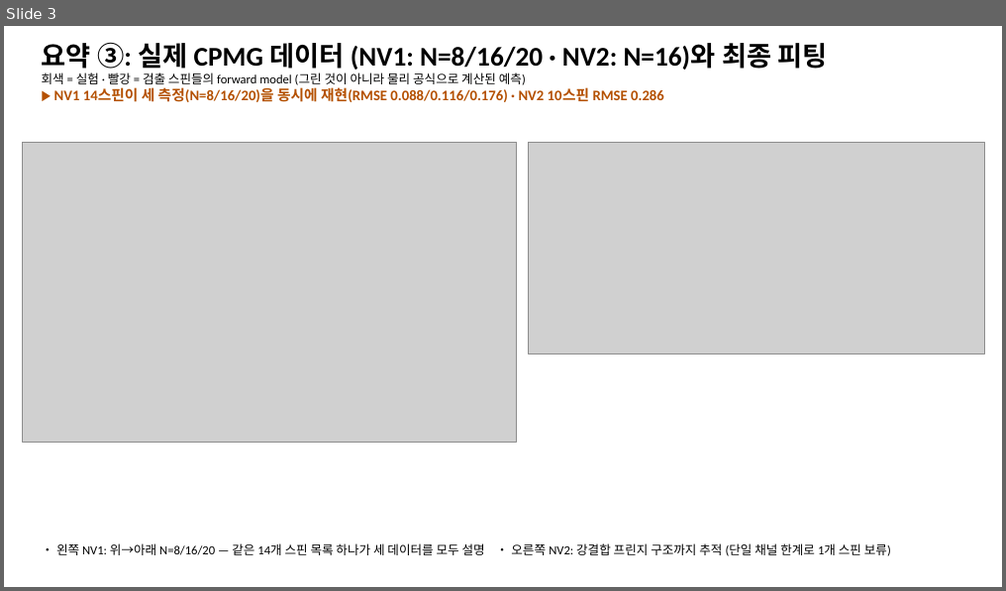
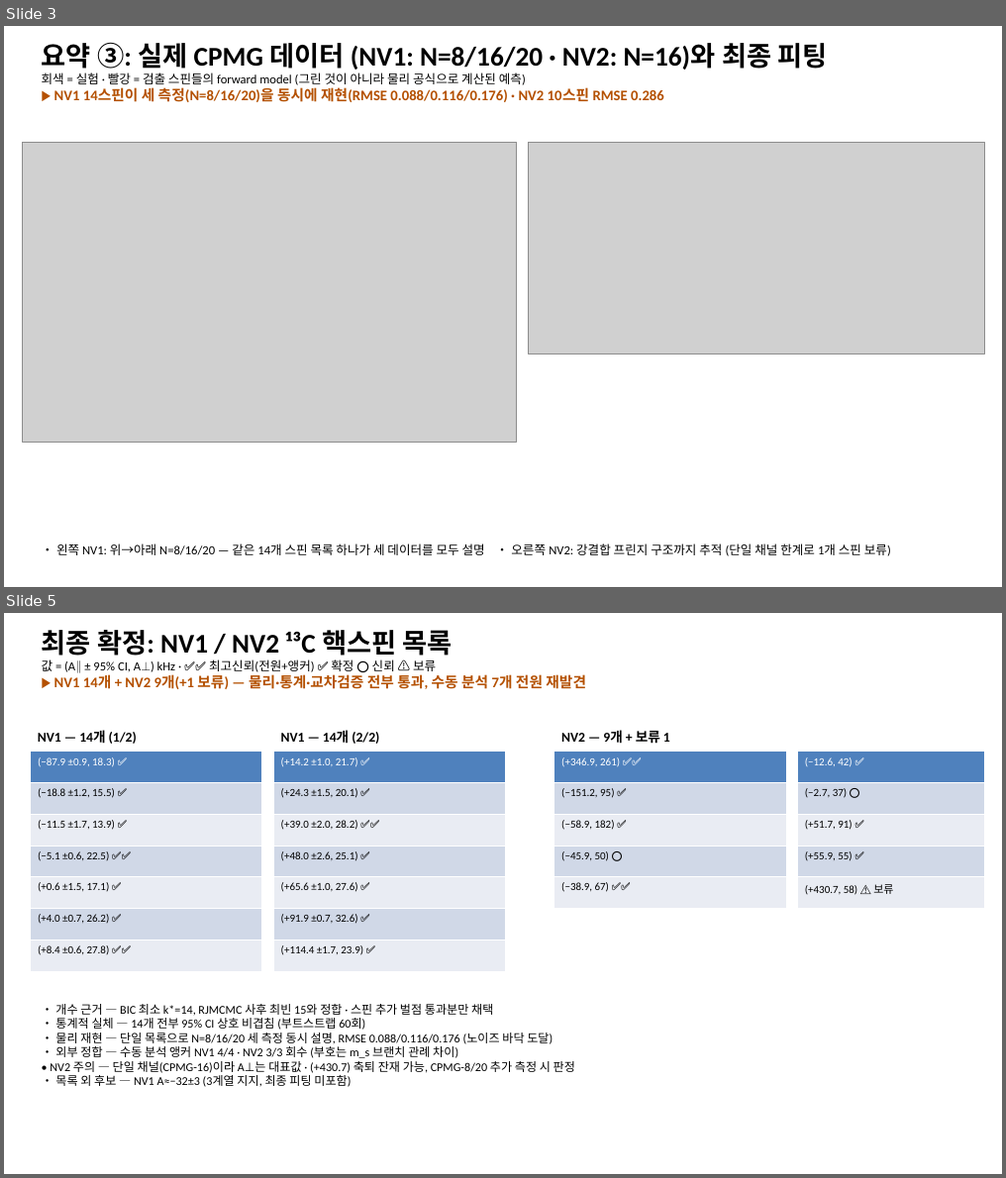
Before and after one commit to woodoleexdots/dl_cdetect, a slide deck: results/NV_C13_summary_3slides.pptx. Shown one above the other, each under a label of ours: slide 3 before the commit, slides 3 and 5 after it; the slides between them are not shown. The pictures are 1006x591 and 1006x1178 pixels, drawn with LibreOffice and Linux fonts; fonts in the diff are those of the drawing; grey boxes stand for pictures. Boxes give left, top, right and bottom in pixels: in the first picture for what was removed or moved away, otherwise in the second. Text is boxed around its words. In the diff, an @@ line names an element or a change of style, - is before the commit and + after.

```diff
--- a/results/NV_C13_summary_3slides.pptx
+++ b/results/NV_C13_summary_3slides.pptx
@@ slide 5 added at <box>4,613,1002,1174</box>, background #FFFFFF @@
@@ text added at <box>42,630,586,689</box>, 14 pt, text #000000, bold @@
+최종 확정: NV1 / NV2 ¹³C 핵스핀 목록
+값 = (A∥ ± 95% CI, A⊥) kHz · ✅✅ 최고신뢰(전원+앵커) ✅ 확정 ⭕ 신뢰 ⚠ 보류
+▶ NV1 14개 + NV2 9개(+1 보류) — 물리·통계·교차검증 전부 통과, 수동 분석 7개 전원 재발견
@@ text added at <box>38,731,137,744</box>, 13 pt, text #000000, bold @@
+NV1 — 14개 (1/2)
@@ text added at <box>281,731,379,744</box>, 13 pt, text #000000, bold @@
+NV1 — 14개 (2/2)
@@ text added at <box>561,731,670,744</box>, 13 pt, text #000000, bold @@
+NV2 — 9개 + 보류 1
@@ table added at <box>30,752,262,971</box>, 7 rows, 1 columns @@
+(−87.9 ±0.9, 18.3) ✅
+(−18.8 ±1.2, 15.5) ✅
+(−11.5 ±1.7, 13.9) ✅
+(−5.1 ±0.6, 22.5) ✅✅
+(+0.6 ±1.5, 17.1) ✅
+(+4.0 ±0.7, 26.2) ✅
+(+8.4 ±0.6, 27.8) ✅✅
@@ table added at <box>273,752,506,971</box>, 7 rows, 1 columns @@
+(+14.2 ±1.0, 21.7) ✅
+(+24.3 ±1.5, 20.1) ✅
+(+39.0 ±2.0, 28.2) ✅✅
+(+48.0 ±2.6, 25.1) ✅
+(+65.6 ±1.0, 27.6) ✅
+(+91.9 ±0.7, 32.6) ✅
+(+114.4 ±1.7, 23.9) ✅
@@ table added at <box>554,752,786,909</box>, 5 rows, 1 columns @@
+(+346.9, 261) ✅✅
+(−151.2, 95) ✅
+(−58.9, 182) ✅
+(−45.9, 50) ⭕
+(−38.9, 67) ✅✅
@@ table added at <box>798,752,985,909</box>, 5 rows, 1 columns @@
+(−12.6, 42) ✅
+(−2.7, 37) ⭕
+(+51.7, 91) ✅
+(+55.9, 55) ✅
+(+430.7, 58) ⚠ 보류
@@ text added at <box>50,1004,575,1087</box>, 11.5 pt, text #000000 @@
+• 개수 근거 — BIC 최소 k*=14, RJMCMC 사후 최빈 15와 정합 · 스핀 추가 벌점 통과분만 채택
+• 통계적 실체 — 14개 전부 95% CI 상호 비겹침 (부트스트랩 60회)
+• 물리 재현 — 단일 목록으로 N=8/16/20 세 측정 동시 설명, RMSE 0.088/0.116/0.176 (노이즈 바닥 도달)
+• 외부 정합 — 수동 분석 앵커 NV1 4/4 · NV2 3/3 회수 (부호는 m_s 브랜치 관례 차이)
+• NV2 주의 — 단일 채널(CPMG-16)이라 A⊥는 대표값 · (+430.7) 축퇴 잔재 가능, CPMG-8/20 추가 측정 시 판정
+• 목록 외 후보 — NV1 A≈−32±3 (3계열 지지, 최종 피팅 미포함)
```
Also in this commit, not shown: 1 other file.
